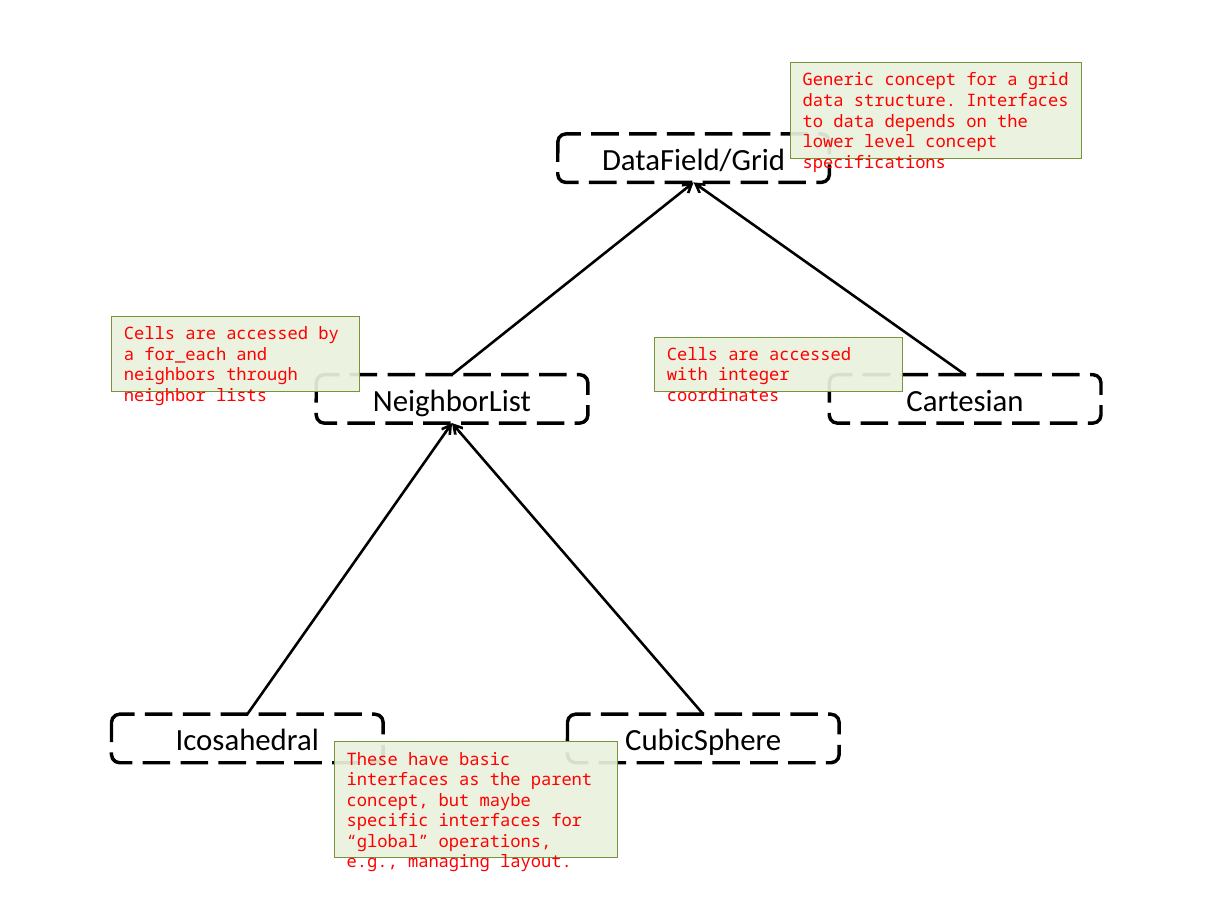
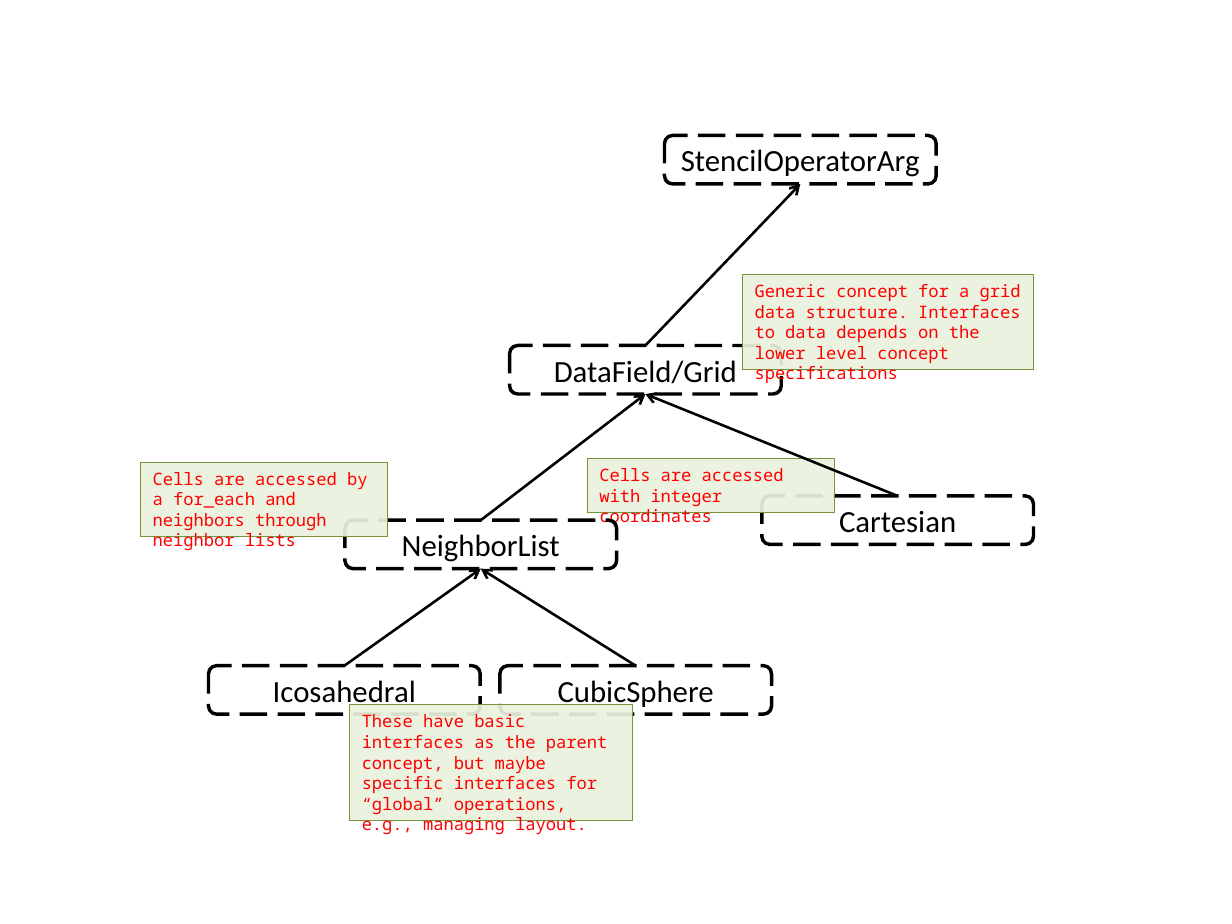
Before and after one commit to GridTools/gridtools, a slide deck: slide 2 of docs/diagrams/gridtoolsconcepts.pptx. Drawn at 1232x924 pixels with LibreOffice and Linux fonts; fonts in the diff are those of the drawing. Boxes give left, top, right and bottom in pixels: in the first picture for what was removed or moved away, otherwise in the second. Text is boxed around its words. In the diff, an @@ line names an element or a change of style, - is before the commit and + after.

Commit message:
Added a more general stenciloperatorarg to the diagram

```diff
--- a/docs/diagrams/gridtoolsconcepts.pptx
+++ b/docs/diagrams/gridtoolsconcepts.pptx
@@ rounded rectangle added at (664, 136, 935, 184), outline #000000 2 pt dashed, 18 pt, text #000000 @@
+StencilOperatorArg
@@ arrow added from (646, 345) to (801, 184), #000000 1.5 pt @@
@@ rectangle "Generic concept for a grid ...": place and size @@
-rectangle "Generic concept for a grid ..." at (791, 63, 1082, 158)
+rectangle "Generic concept for a grid ..." at (743, 275, 1034, 370)
@@ rounded rectangle "DataField/Grid": place and size @@
-rounded rectangle "DataField/Grid" at (558, 134, 829, 182)
+rounded rectangle "DataField/Grid" at (510, 345, 781, 393)
@@ arrow moved from (452, 375) - (694, 182) to (480, 520) - (646, 394) @@
@@ arrow moved from (965, 375) - (694, 182) to (898, 496) - (646, 394) @@
@@ rectangle "Cells are accessed by a ...": place and size @@
-rectangle "Cells are accessed by a ..." at (112, 317, 360, 392)
+rectangle "Cells are accessed by a ..." at (140, 462, 388, 537)
@@ rectangle "Cells are accessed with integer ...": place and size @@
-rectangle "Cells are accessed with integer ..." at (654, 338, 902, 392)
+rectangle "Cells are accessed with integer ..." at (588, 458, 835, 513)
@@ rounded rectangle "Cartesian": place and size @@
-rounded rectangle "Cartesian" at (829, 375, 1100, 423)
+rounded rectangle "Cartesian" at (761, 496, 1032, 545)
@@ rounded rectangle "NeighborList": place and size @@
-rounded rectangle "NeighborList" at (317, 375, 588, 423)
+rounded rectangle "NeighborList" at (345, 520, 616, 568)
@@ arrow moved from (248, 715) - (452, 424) to (345, 665) - (480, 569) @@
@@ arrow moved from (703, 715) - (452, 424) to (636, 665) - (480, 569) @@
@@ rounded rectangle "Icosahedral": place and size @@
-rounded rectangle "Icosahedral" at (112, 715, 383, 763)
+rounded rectangle "Icosahedral" at (208, 665, 479, 713)
@@ rounded rectangle "CubicSphere": place and size @@
-rounded rectangle "CubicSphere" at (568, 715, 839, 763)
+rounded rectangle "CubicSphere" at (500, 665, 771, 713)
@@ rectangle "These have basic interfaces as ...": place and size @@
-rectangle "These have basic interfaces as ..." at (335, 742, 617, 857)
+rectangle "These have basic interfaces as ..." at (350, 705, 632, 821)
```
Also in this commit, not shown: 1 other file.
